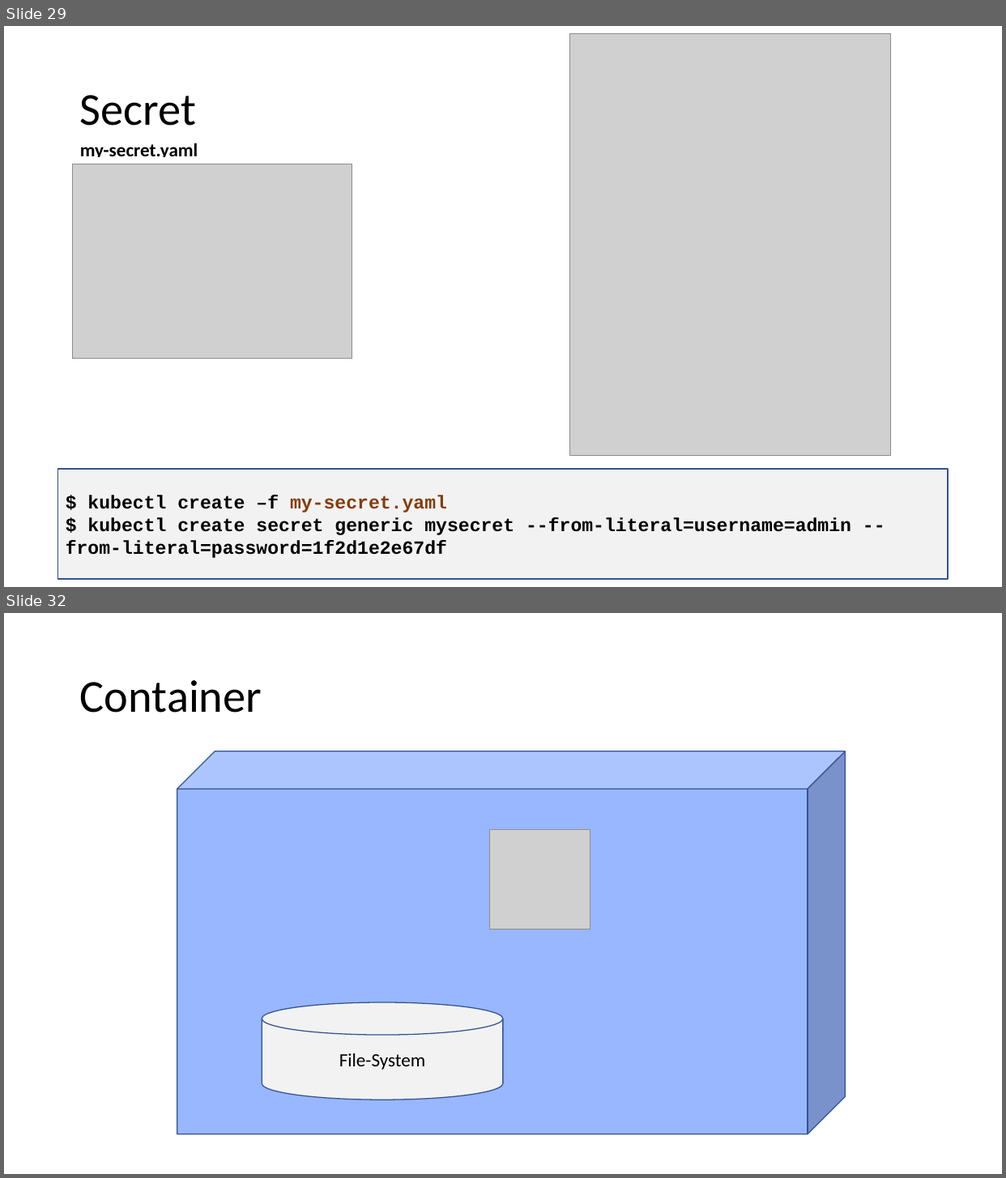
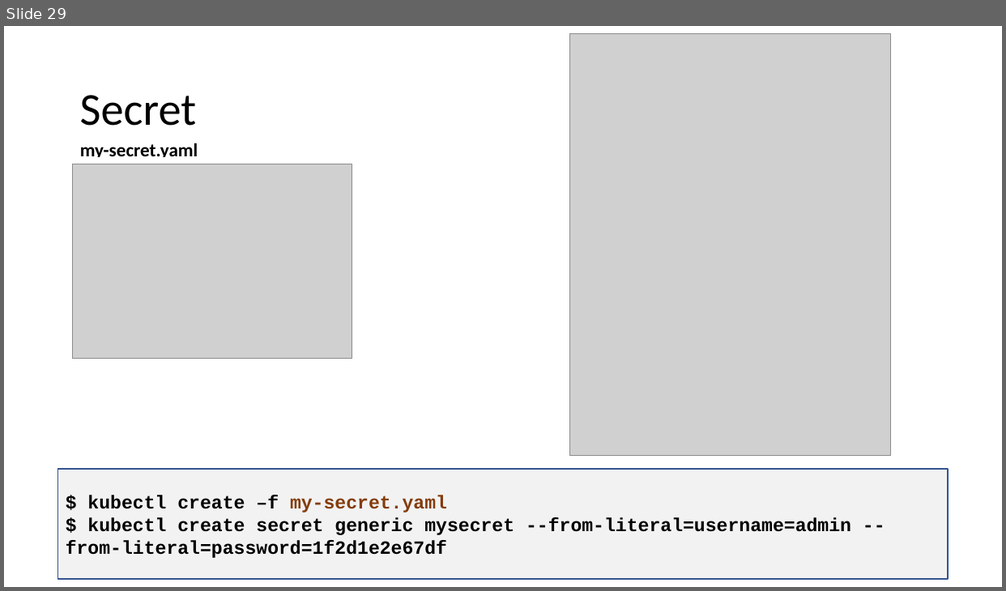
Before and after one commit to eylonmalin/k8s-training, a slide deck: day-3/Using Kubernetes Day 3.pptx. Shown one above the other, each under a label of ours: slides 29 and 32 before the commit, slide 29 after it; the slides between them are not shown. The pictures are 1006x1178 and 1006x591 pixels, drawn with LibreOffice and Linux fonts; fonts in the diff are those of the drawing; grey boxes stand for pictures. Boxes give left, top, right and bottom in pixels: in the first picture for what was removed or moved away, otherwise in the second. Text is boxed around its words. In the diff, an @@ line names an element or a change of style, - is before the commit and + after.

```diff
--- a/day-3/Using Kubernetes Day 3.pptx
+++ b/day-3/Using Kubernetes Day 3.pptx
@@ slide 32 removed at [4,613,1002,1174], background #FFFFFF @@
@@ text removed at [80,680,262,713] @@
-Container
@@ cube removed at [177,752,845,1135] @@
@@ picture removed at [490,829,590,929] @@
@@ cylinder removed at [262,1003,503,1101] @@
-File-System
```
Also in this commit, not shown: 16 other slides removed, 2 other files.
